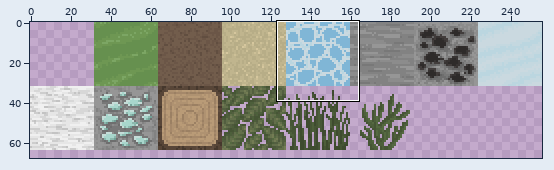
A sprite sheet gets an edit: packages/client/src/layers/phaser/assets/tilesets/opcraft-tileset.png. Above, an overview of the earlier version with the close-up marked.
Close-up. Before the commit:
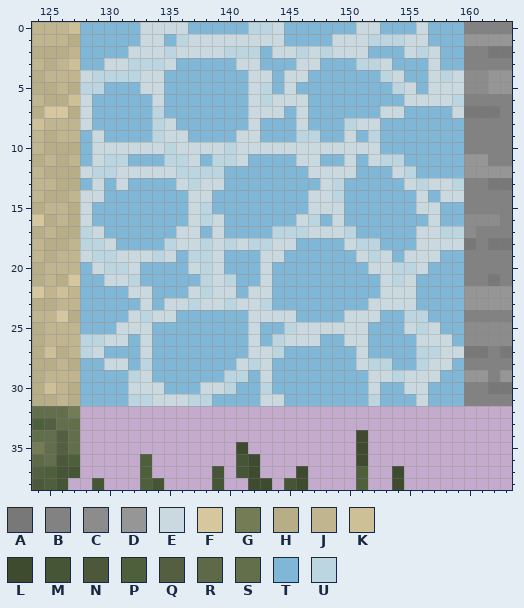
The file is 256x256 pixels. Colours within 5 levels of each other are drawn and written as one. Shown: x 124..163, y 0..38. The wide view leaves out empty margins.
Palette (. is transparent): A #787878  B #828282  C #8c8c8c  D #969696  E #cad9e0  F #d6c79e  G #737c54  H #b7ad87  J #c0b58e  K #cdc097  L #3e4b2f  M #465535  N #4d583b  P #4d5f3b  Q #535f40  R #5d6947  S #636f4b  T #80b6d6  U #bbd6e0
Now the later version:
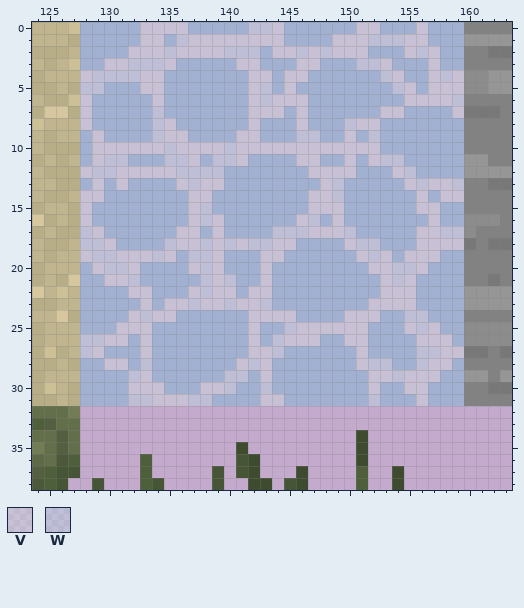
Colours new in this view: V #ccd6db80  W #b9d2e080
Diff:
colour T: #80b6d6 -> #80b6d680
Changed rows in their new state; - is a pixel that keeps its letter.
first column x 128:
 0 -----VVVV-----WWV------VV---V---
 1 -----VV-WVVVVVVVV----VVVWWWVV---
 2 ----VVVWVVVVWWW-VVWVWVVV---VWV--
 3 --VVWWWV-----VV---VV---WWV---V--
 4 VWWWWVV-------VV-VV------WV--VWV
 5 WW---VV-------VW-V--------WV-VVV
 6 V-----V-------VWVVV--------VVVVW
 7 V-----W-------VVV-V------VV----V
 8 V-----WV------V---V---WVV-------
 9 -V----WVV----VV---WW--V-W-------
10 -VVVVVVWVVVVWVVVVVVVVVVVV-------
11 -VWW---WWV-WWV----VV--V-VWW-----
12 VWWVVVVVWWWW-------VVVV---VW----
13 -V-V----VWVV--------VW-----VWVVW
14 VV-------VV--------VVW------V-VV
15 V--------VW--------VVV------VV--
16 V--------VWV------VW-V-------V--
17 WV------VV-V----WWWVVVW-----VVWW
18 WWV----WVVWVWVWWVV----VWW---VVVV
19 VWWVVVWV-WWV---VV------VWV-VVV--
20 -VWWV----VWV---V--------VVWWV---
21 --VVW-----WVW--V---------VWV----
22 ----VV---VWVV-VV---------VVV----
23 -----V-VVWVVWVVW--------VVVV----
24 ----VWVV------VVVV----VVV--WW---
25 ---VVV--------V--WVVVVVV---VWV--
26 WWVV-V--------V-WVVV--VV----VVV-
27 WV---V--------VVW------V----WWVV
28 --VV-W-------VWV-------VWW--WVV-
29 ----WV------WW-V--------VVWVVV--
30 ----VVV---VVW--W--------V--VV---
31 ----WWVVVWW----VV-------W---V---
Where, in picture pixels (left, top, right, bottom), the same in both close-ups:
changed: (80, 22, 464, 406)
